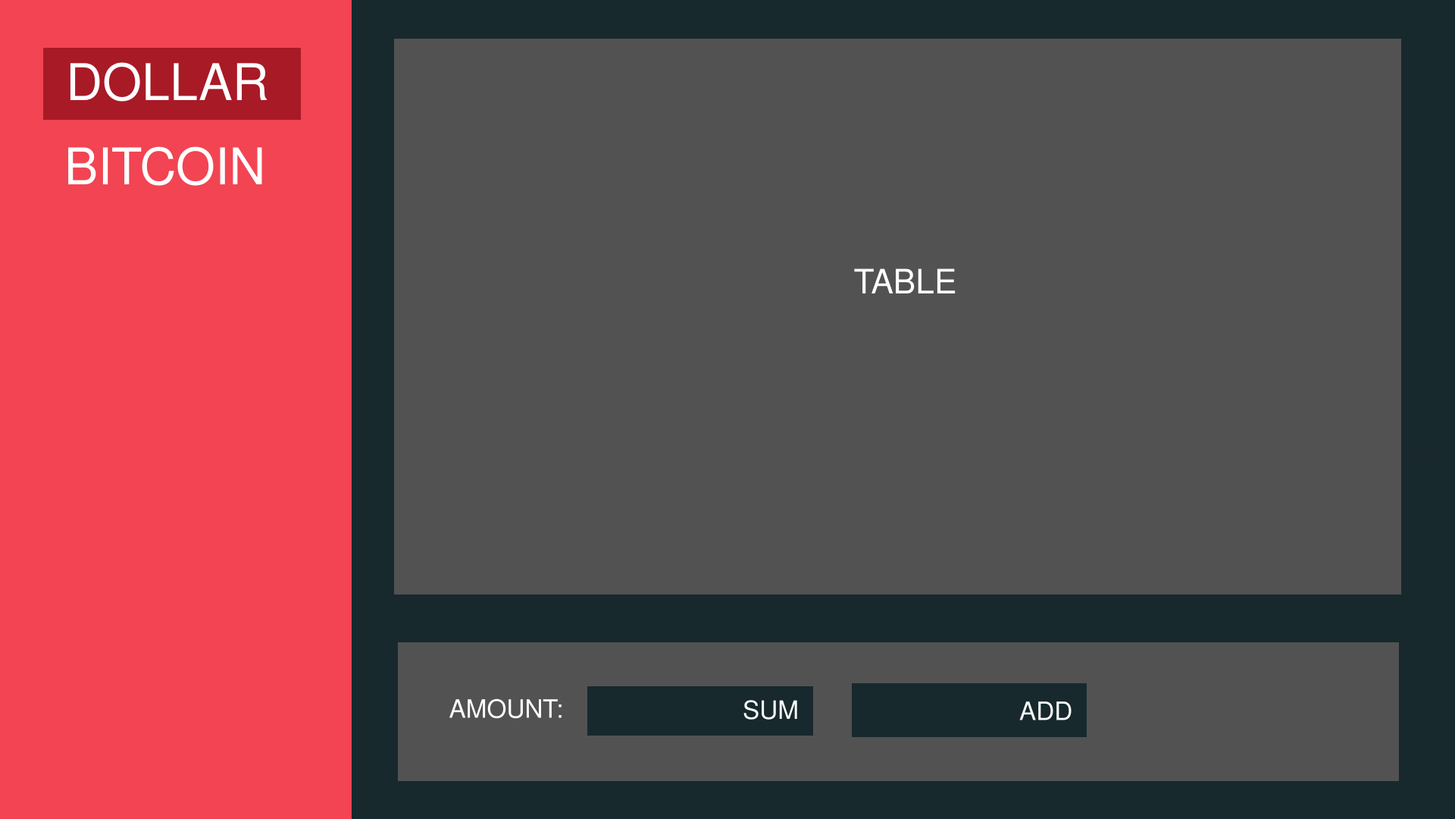
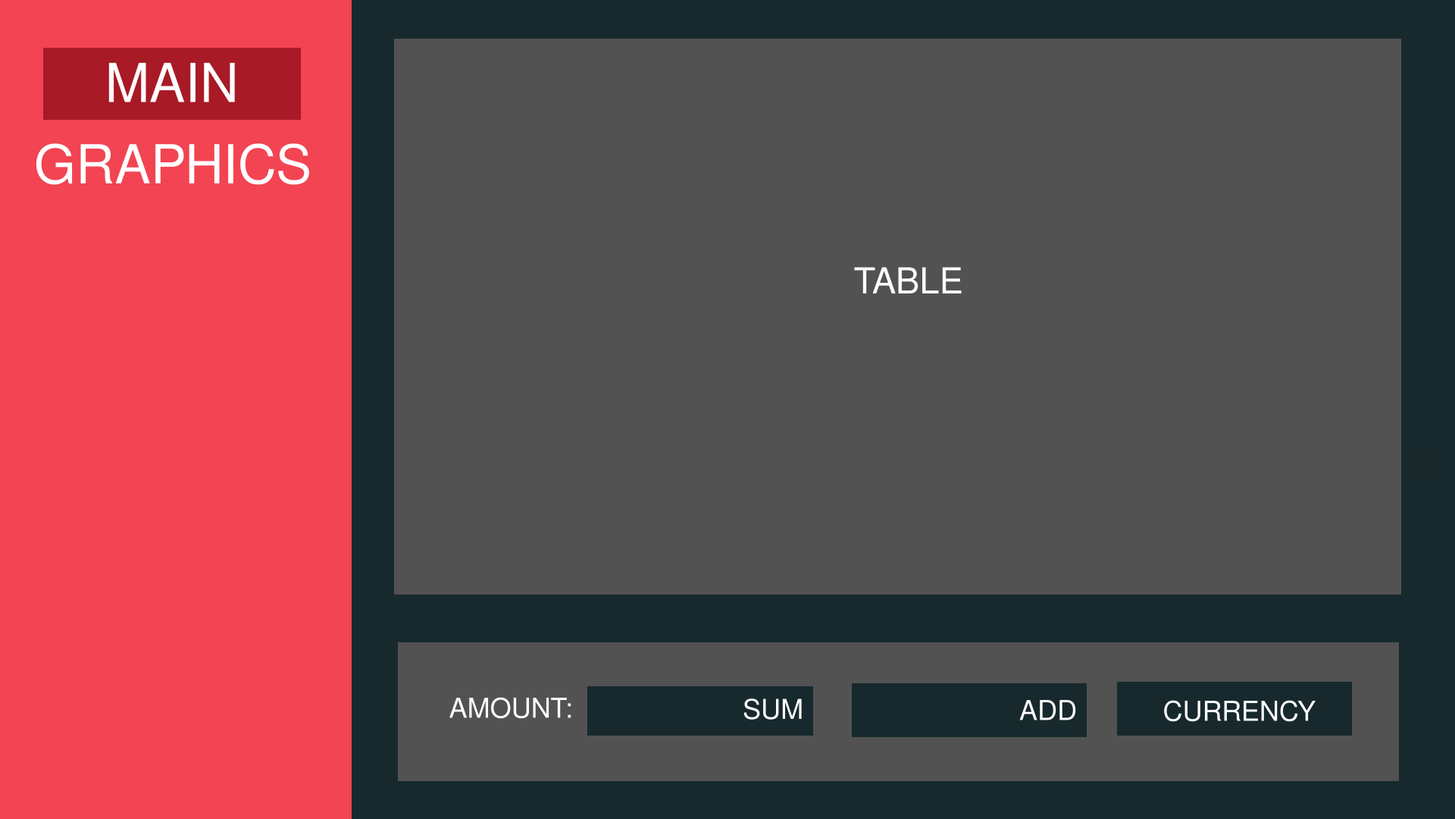
Comparing the layer stacks of the two 1455x819 images. Changes:
added layer "Paint Layer 7" (1st of 2) above "Vector Layer 5" over box(1067, 681, 1353, 736)
painted on "Paint Layer 5" over box(449, 681, 1353, 736)
painted on "Paint Layer 3" over box(854, 266, 962, 294)
painted on "Paint Layer 1" over box(35, 62, 310, 186)
